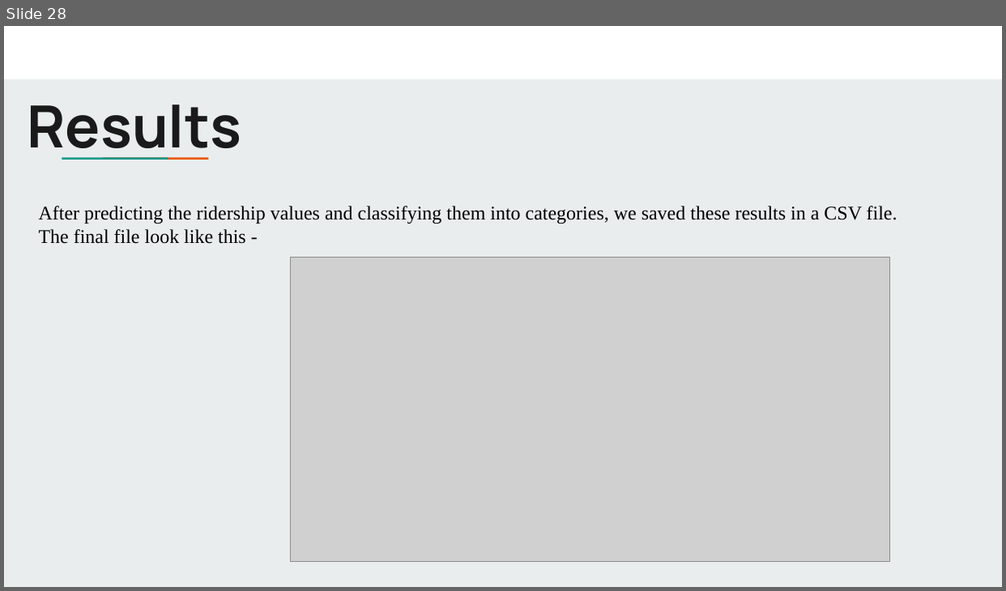
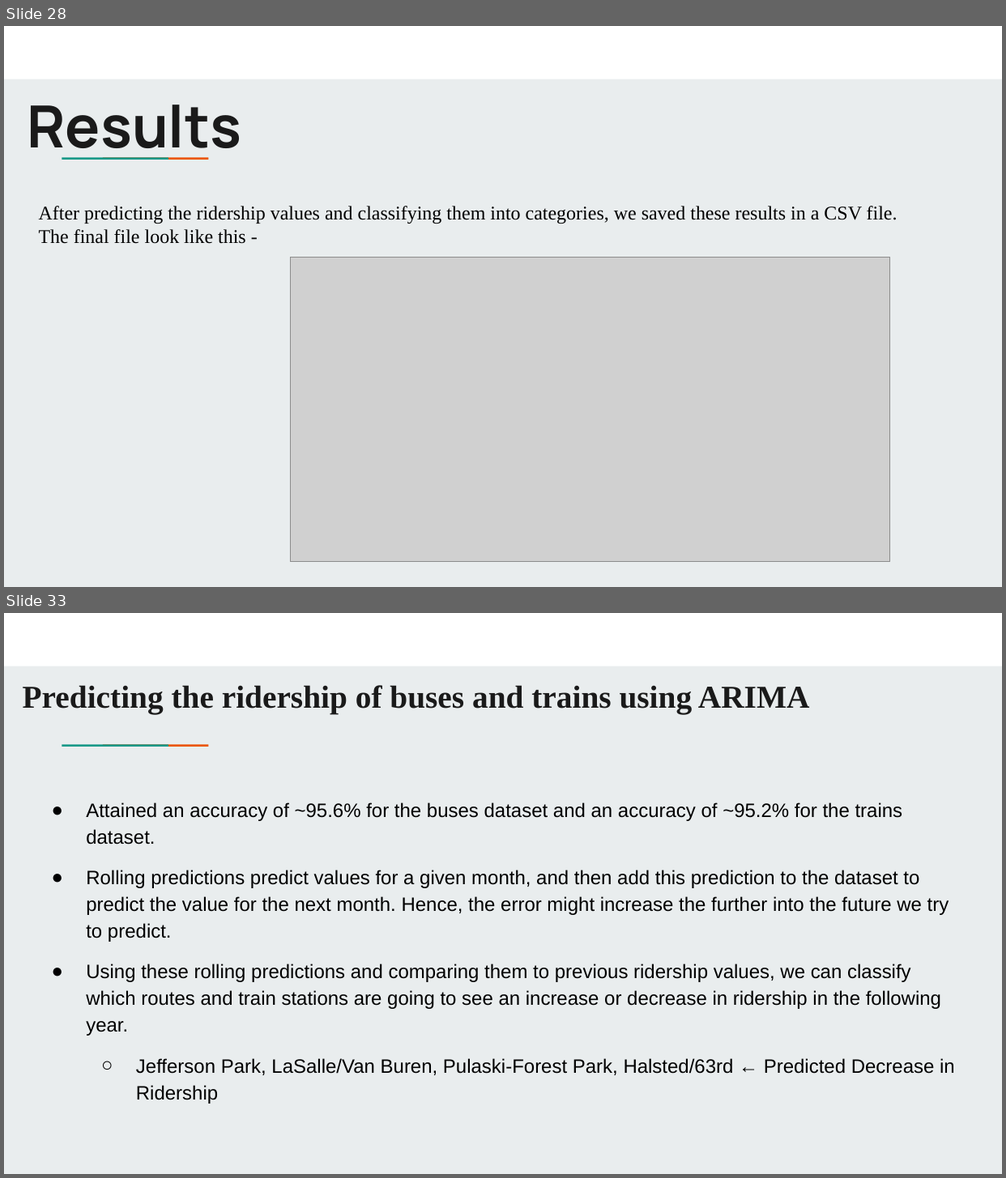
Before and after one commit to uic-cs418/python_demons, a slide deck: Python Demons_presentation.pptx. Shown one above the other, each under a label of ours: slide 28 before the commit, slides 28 and 33 after it; the slides between them are not shown. The pictures are 1006x591 and 1006x1178 pixels, drawn with LibreOffice and Linux fonts; fonts in the diff are those of the drawing; grey boxes stand for pictures. Boxes give left, top, right and bottom in pixels: in the first picture for what was removed or moved away, otherwise in the second. Text is boxed around its words. In the diff, an @@ line names an element or a change of style, - is before the commit and + after.

```diff
--- a/Python Demons_presentation.pptx
+++ b/Python Demons_presentation.pptx
@@ slide 33 added at <box>4,613,1002,1174</box>, background #E9EDEE; not listed: 3 template elements that a slide beside it also shows @@
@@ title added at <box>23,685,810,714</box>, 23 pt, text #1A1A1A, bold @@
+Predicting the ridership of buses and trains using ARIMA
@@ subtitle added at <box>86,803,955,1104</box>, 14 pt, text #000000 @@
+● Attained an accuracy of ~95.6% for the buses dataset and an accuracy of ~95.2% for the trains dataset.
+● Rolling predictions predict values for a given month, and then add this prediction to the dataset to predict the value for the next month. Hence, the error might increase the further into the future we try to predict.
+● Using these rolling predictions and comparing them to previous ridership values, we can classify which routes and train stations are going to see an increase or decrease in ridership in the following year.
+  ○ Jefferson Park, LaSalle/Van Buren, Pulaski-Forest Park, Halsted/63rd ← Predicted Decrease in Ridership
```
Also in this commit, not shown: 9 slides changed, 5 other slides added.
